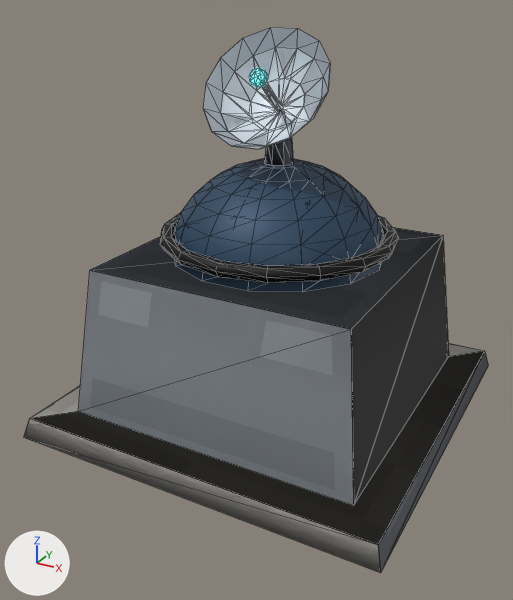
One commit to the glTF model rust-ra2/assets/models/allied_battle_lab.glb: the scene before it, then after it.
One viewpoint serves both versions: a 50 mm lens placed at (2.93, -5.76, 3.96), pointed at (-0.06, -0.32, 1.24). Every picture has the same lights, and +X, +Y and +Z are marked at lower left. The first picture is the older version. Mesh edges are drawn as thin lines. Where no turn or scale is listed for an object, it has been applied to the vertices. Vertices at exactly the same position are counted once.

The first picture shows 'Hull', 'Hull_LOD1', 'Rotor', 'Rotor_LOD1'.
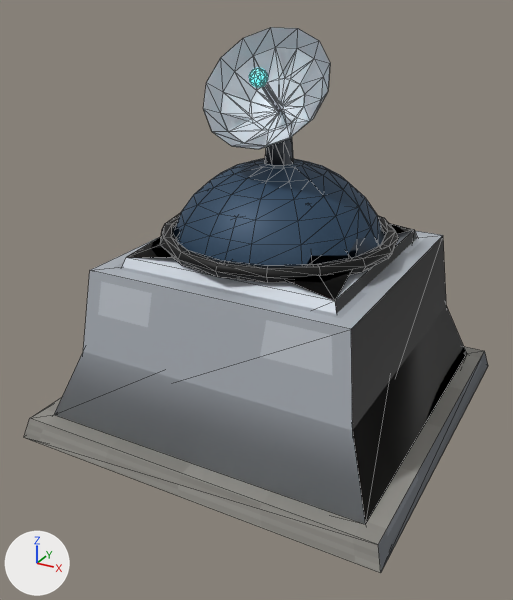
Pixel boxes (x1, y1, x2, y2) of what changed, in the pictures (513 x 600 px):
'Hull_LOD1', reshaped: before (24, 418, 381, 573); after (54, 223, 467, 524)

The edits, one by one:
me_hull_lod1_mesh is used by ob_hull_lod1; location (0.0, 0.0, 0.0).
me_hull_lod1_mesh had 70 vertices, 90 faces and spanned x -1.8..1.8, y -1.8..1.8, z 0.0..2.51.
me_hull_lod1_mesh now has 45 vertices, 90 faces and spans x -1.8..1.8, y -1.8..1.8, z 0.0..2.41.
Part 1, on me_hull_lod1_mesh:
33 vertices are removed from x -1.77..1.75, y -1.75..1.77, z 0.1..2.41.
74 faces are deleted.
5 vertices move from x -0.98..0.98, y -0.95..0.95, z 1.83..2.51 to x -1.03..1.03, y -1.01..1.01, z 1.82..2.41.
24 vertices are added at x -1.66..1.59, y -1.59..1.66, z 0.13..2.28.
82 new faces join them.
Other edits to the shape of me_hull_lod1_mesh do not show in these pictures.
